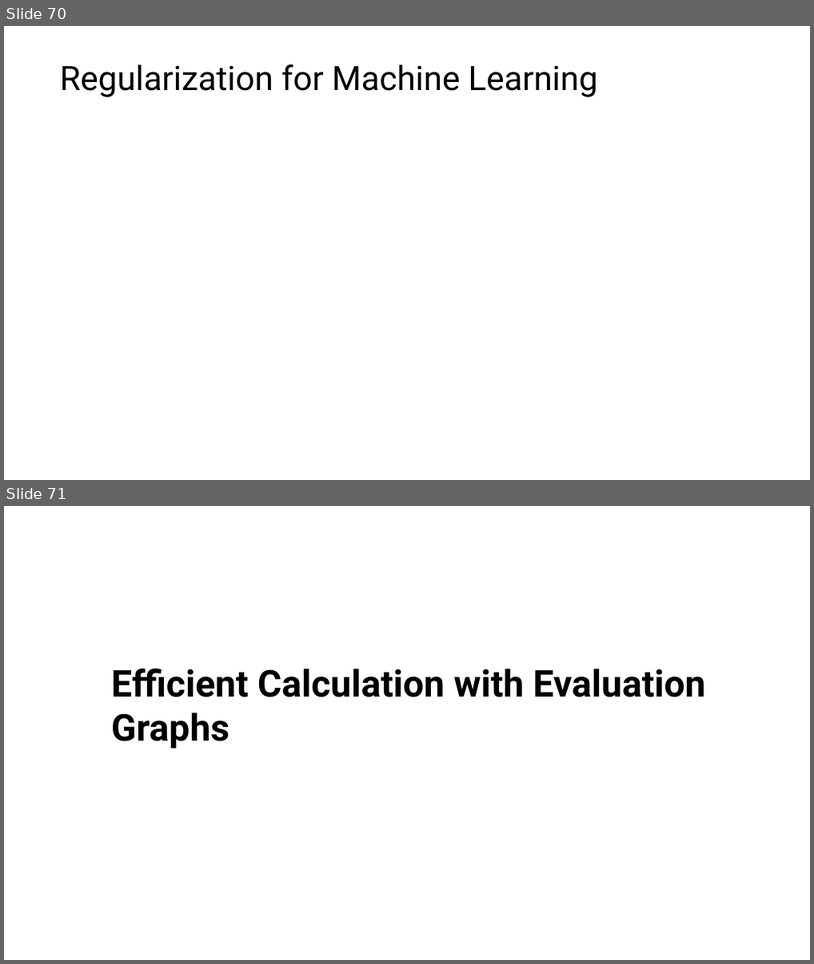
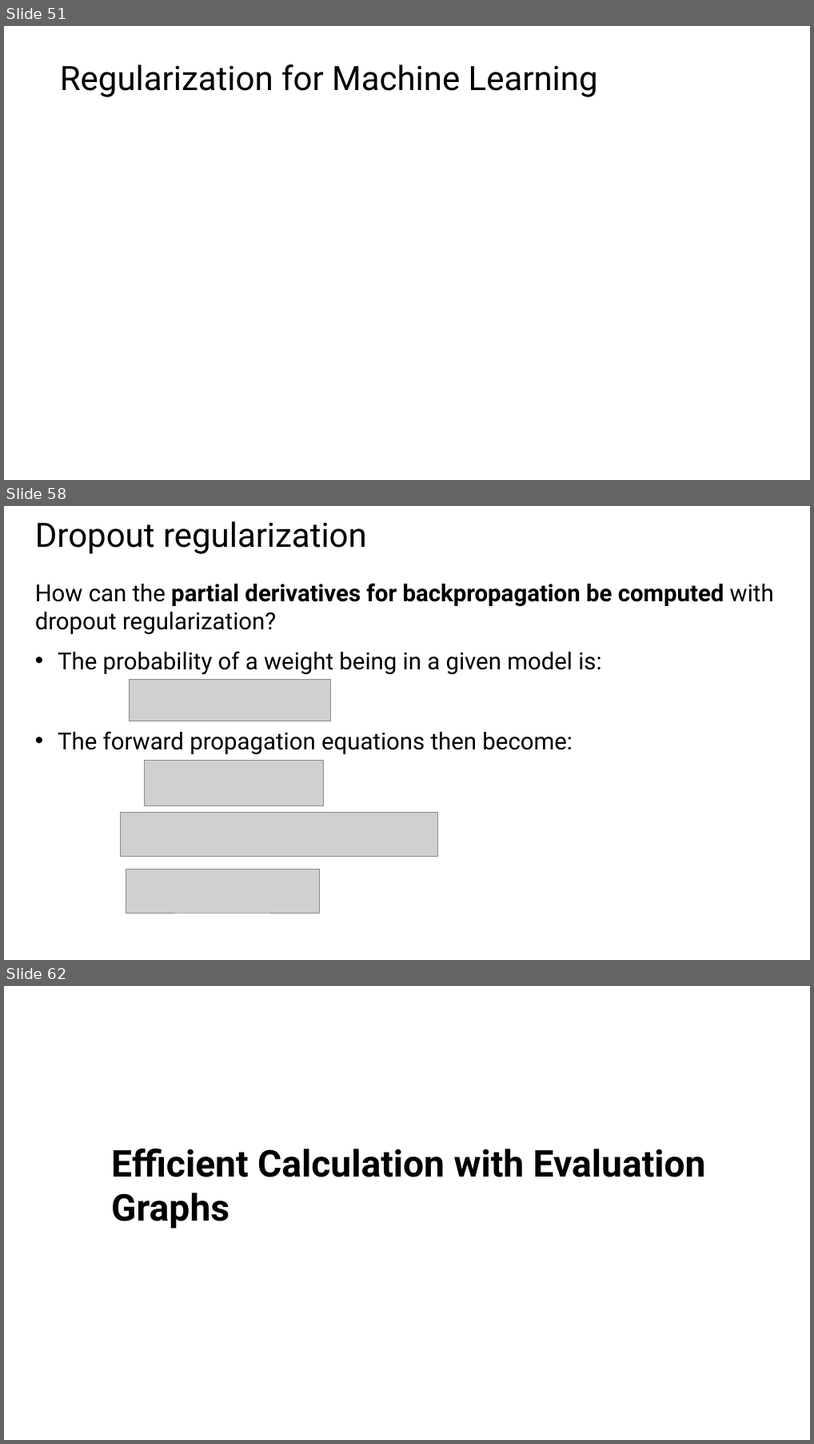
Before and after one commit to StephenElston/CSCI-E25, a slide deck: Slides/5_BuildingBlocksOfDeepLearning.pptx. Shown one above the other, each under a label of ours: slides 70 and 71 before the commit, slides 51, 58 and 62 after it; the slides between them are not shown. The pictures are 814x964 and 814x1444 pixels, drawn with LibreOffice and Linux fonts; fonts in the diff are those of the drawing; grey boxes stand for pictures. Boxes give left, top, right and bottom in pixels: in the first picture for what was removed or moved away, otherwise in the second. Text is boxed around its words. In the diff, an @@ line names an element or a change of style, - is before the commit and + after.

```diff
--- a/Slides/5_BuildingBlocksOfDeepLearning.pptx
+++ b/Slides/5_BuildingBlocksOfDeepLearning.pptx
@@ slide 58 added at <box>4,506,810,960</box>, background #FFFFFF @@
@@ title added at <box>35,521,367,554</box>, 40 pt, text #000000 @@
+Dropout regularization
@@ text added at <box>35,583,774,754</box>, 28 pt, text #000000 @@
+How can the partial derivatives for backpropagation be computed with dropout regularization?
+• The probability of a weight being in a given model is:
+• The forward propagation equations then become:
@@ picture added at <box>130,679,331,720</box> @@
@@ picture added at <box>145,760,323,805</box> @@
@@ picture added at <box>121,812,438,857</box> @@
@@ picture added at <box>126,868,319,912</box> @@
@@ what was slide 70 is now slide 51 @@
@@ what was slide 71 is now slide 62 @@
```
Also in this commit, not shown: 1 slide changed, 10 other slides added, 20 slides removed.
